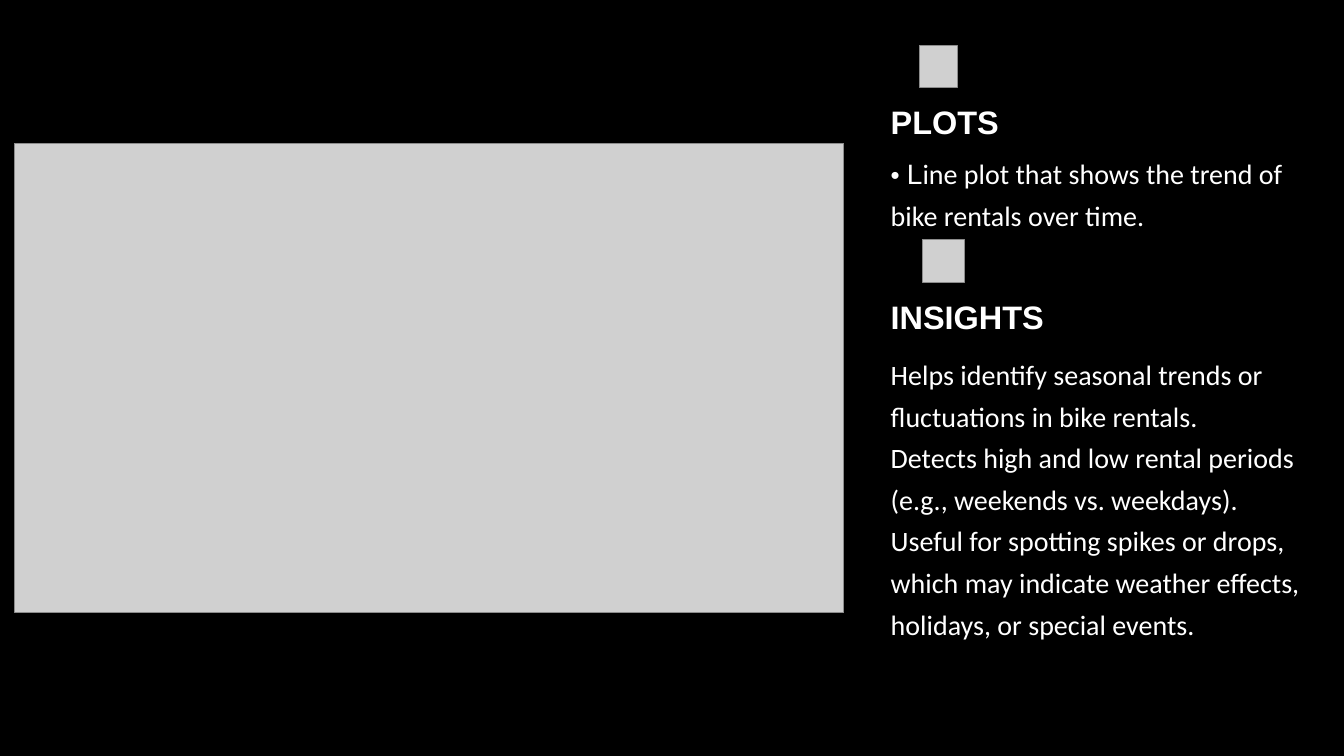
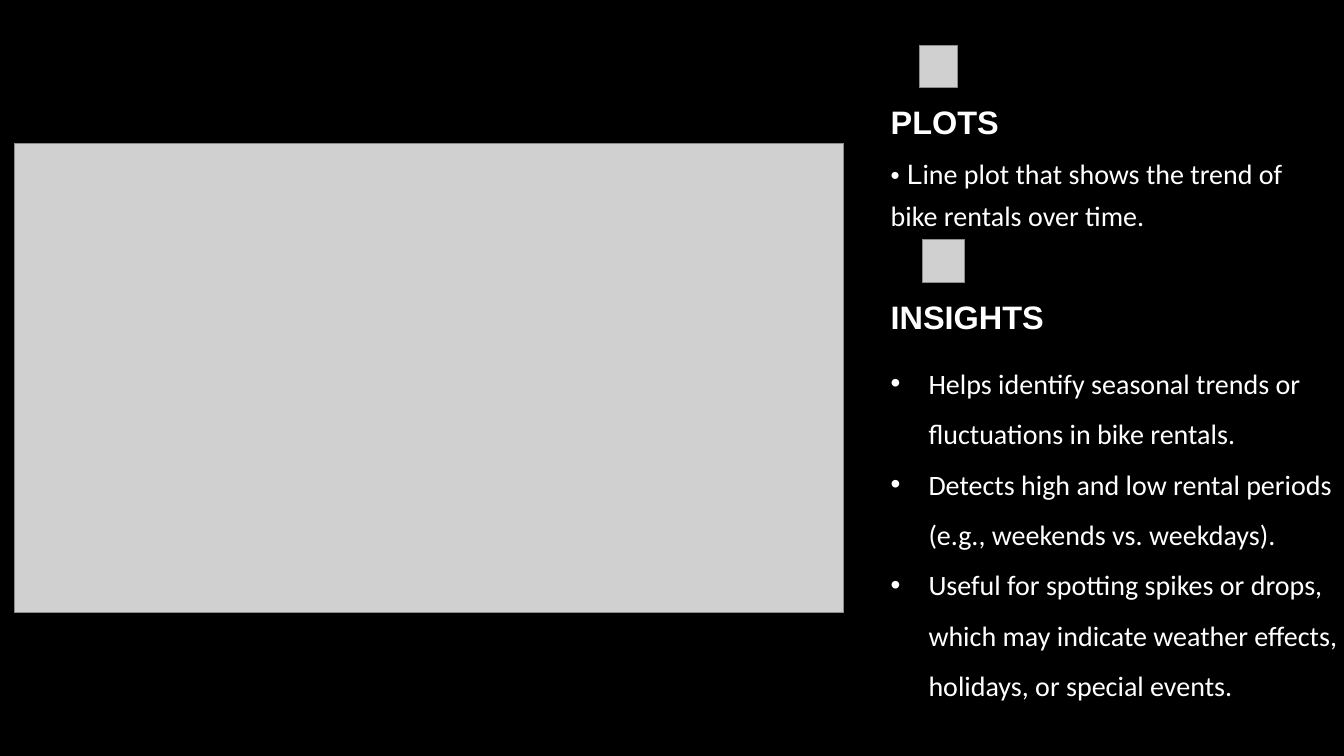
Before and after one commit to tayade-aniket/data-acquisition-and-data-wrangling-NHIS, a slide deck: slide 10 of Data Acquisition and Data Wrangling.pptx. Drawn at 1344x756 pixels with LibreOffice and Linux fonts; fonts in the diff are those of the drawing; grey boxes stand for pictures; background and template pictures are left out. Boxes give left, top, right and bottom in pixels: in the first picture for what was removed or moved away, otherwise in the second. Text is boxed around its words. In the diff, an @@ line names an element or a change of style, - is before the commit and + after.

```diff
--- a/Data Acquisition and Data Wrangling.pptx
+++ b/Data Acquisition and Data Wrangling.pptx
@@ text "Helps identify seasonal trends or ..." at (929,374,1337,701): bullet none to •; line spacing 29.7pt to 1.5 @@
```
Also in this commit, not shown: 4 other slides changed, 1 slide added, 9 other files.
